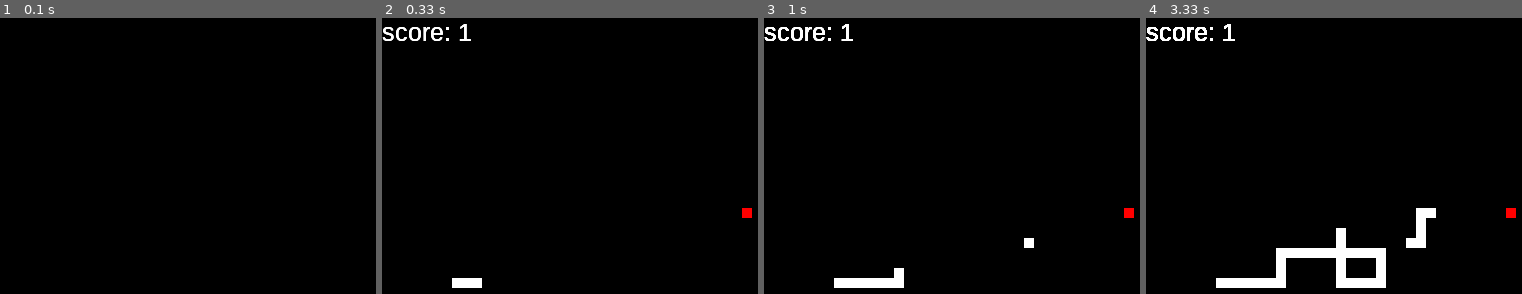
Above: before the commit, frames 1-4 (left to right).
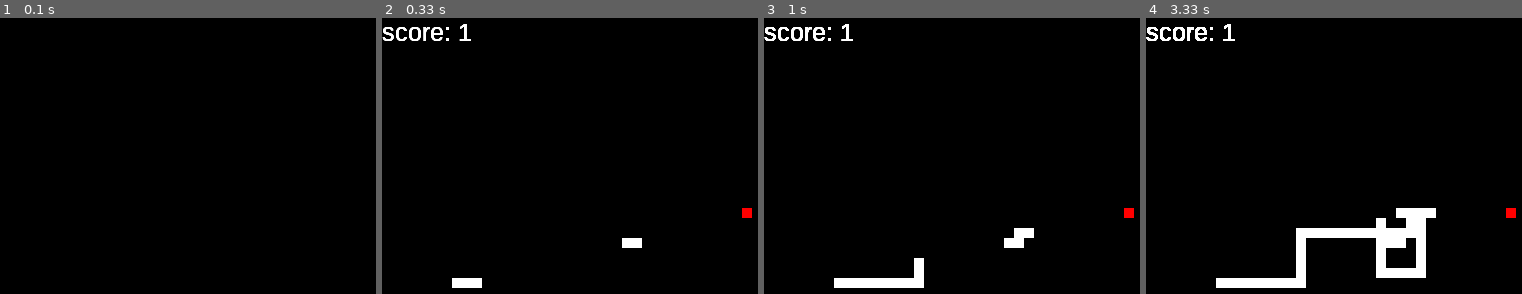
Above: after the commit, the same moments.

Repository: NourHabbal/Programming-classwork
Game: pygame game, started from Custom Pygame Project/main.py
The game is run twice, just before and just after one commit, with the same random seed, the same clock (stepped at 60 frames per second) and the same inputs.
Inputs:
- Up to frame 1 (0.1 s): no input
- Up to frame 2 (0.33 s): no input
- Up to frame 3 (1 s): hold Right 0.33-0.8 s; hold Up from 0.83 s (still down)
- Up to frame 4 (3.33 s): release Up at 1.13 s; hold Right 1.17-1.63 s; hold Left 1.67-2.2 s; hold Down 2.23-2.53 s; hold Left 2.57-2.97 s; hold Up from 3 s (still down)

Frame 1 is identical in both runs. In frame 2, 0.3% of the frame differs, in the area x 0-70%, y 2-84%; in frame 3, 1.0%; in frame 4, 4.8%, in the area x 0-75%, y 2-98%.

Commit message:
Update main.py

Diff:
--- a/Custom Pygame Project/main.py
+++ b/Custom Pygame Project/main.py
@@ -72,7 +72,7 @@
         pygame.display.update()
             # elements will constantly appent to bodylist, however, the last added element will always be
             # removed if the location of the snake does not match with the food location
-    def auto_x(self, target_x):
+    def auto_x(self, target_x, num_ref):
         self.num = 0
         if target_x > self.pos_x:
             self.num = 10
@@ -80,8 +80,10 @@
             self.num = -10
         else:
             pass
+        if self.num == num_ref:
+                self.num = -num_ref
         return self.num
-    def auto_y(self, target_y):
+    def auto_y(self, target_y, num_ref):
         self.num = 0
         if target_y > self.pos_y:
             self.num = 10
@@ -89,11 +91,22 @@
             self.num = -10
         else:
             pass
+        if self.num == num_ref:
+                self.num = -num_ref
         return self.num
 
     def move_auto(self, target_x, target_y):
-        self.displace_x = self.auto_x(target_x)
-        self.displace_y = self.auto_y(target_y)
+        self.displace_x = self.auto_x(target_x, self.displace_x)
+        self.displace_y = self.auto_y(target_y, self.displace_y)
+
+        move_h = random.choice([True, False])
+        match move_h:
+            case True:
+                self.displace_y = 0
+            case False:
+                self.displace_x = 0
+            case _:
+                pass
 
         if self.displace_x == 0 and self.displace_y == 0:
             match random.choice([True, False]):
@@ -110,21 +123,13 @@
                         case False:
                             self.displace_y = -10
 
-        move_h = random.choice([True, False])
-        match move_h:
-            case True:
-                self.displace_y = 0
-            case False:
-                self.displace_x = 0
-            case _:
-                pass
-        #global game_end
+        global game_end
         self.pos_x = (self.pos_x + self.displace_x) % win_width
         self.pos_y = (self.pos_y + self.displace_y) % win_height
         print(self.displace_x, self.displace_y)
-        #if((self.pos_x, self.pos_y) in self.body_list):
-        #    game_end = True
-        #    return
+        if((self.pos_x, self.pos_y) in self.body_list):
+            game_end = True
+            return
         self.body_list.append((self.pos_x, self.pos_y))
 
         if (target_x == self.pos_x and target_y == self.pos_y):
@@ -158,7 +163,7 @@
 snake2 = snake(get_num_within_range("x"), get_num_within_range("y"))
 
 SNAKE_2_TIMER = pygame.USEREVENT + 1
-pygame.time.set_timer(SNAKE_2_TIMER, 500)
+pygame.time.set_timer(SNAKE_2_TIMER, 125)
 
 red_dot = food(get_num_within_range("x"), get_num_within_range("y"))
 
